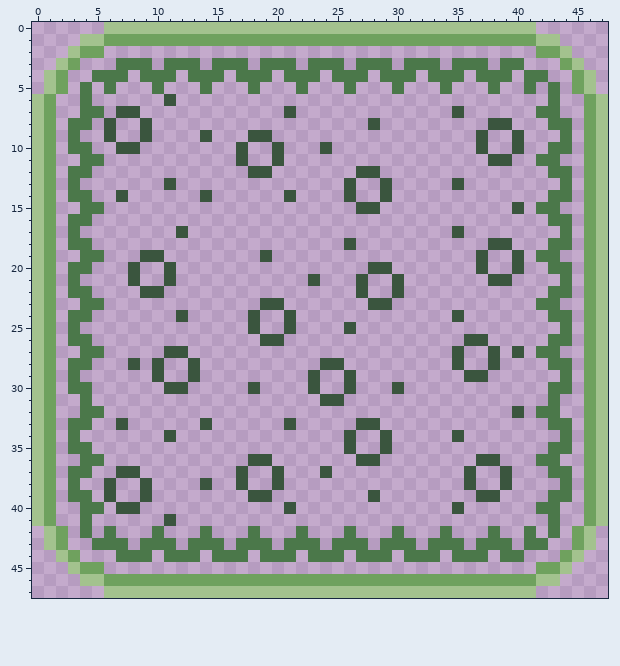
Two versions of one pixel-art file, Assets/Sprites/BG/Grass1.aseprite. The picture above is the old version.
48x48 pixels, 1 frame.
The result:
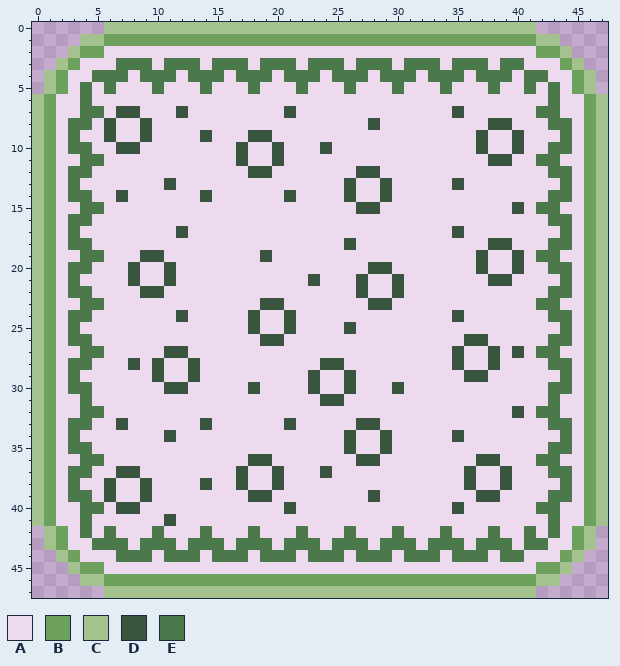
Palette (. is transparent): A #eddaee  B #6fa15e  C #a3c28e  D #3a553e  E #4b784a
Difference:
Colour A now appears in row 2 at x 6 to 41; in row 3 at x 4 to 6, 10, 14, 18, 22, 26, 30, 34, 38 and 41 to 43; in row 4 at x 3 to 4, 8, 12, 16, 20, 24, 28, 32, 36, 40 and 43 to 44; in row 5 at x 3, 5, 7 to 9, 11 to 13, 15 to 17, 19 to 21, 23 to 25, 27 to 29, 31 to 33, 35 to 37, 39 to 40, 42 and 44; in row 6 at x 2 to 3, 5 to 10, 12 to 42 and 44 to 45; in row 7 at x 2 to 3, 6, 9 to 11, 13 to 20, 22 to 34, 36 to 41 and 44 to 45.
Colour A now appears in row 8 at x 2, 5, 7 to 8, 10 to 27, 29 to 37, 40 to 42 and 45; in row 9 at x 2, 4 to 5, 7 to 8, 10 to 13, 15 to 17, 20 to 36, 38 to 39, 41 to 43 and 45; in row 10 at x 2, 5 to 6, 9 to 16, 18 to 19, 21 to 23, 25 to 36, 38 to 39, 41 to 42 and 45; in row 11 at x 2 to 3, 6 to 16, 18 to 19, 21 to 37, 40 to 41 and 44 to 45; in row 12 at x 2, 5 to 17, 20 to 26, 29 to 42 and 45; in row 13 at x 2, 4 to 10, 12 to 25, 27 to 28, 30 to 34, 36 to 43 and 45.
Colour A now appears in row 14 at x 2, 5 to 6, 8 to 13, 15 to 20, 22 to 25, 27 to 28, 30 to 42 and 45; in row 15 at x 2 to 3, 6 to 26, 29 to 39, 41 and 44 to 45; in row 16 at x 2, 5 to 42 and 45; in row 17 at x 2, 4 to 11, 13 to 34, 36 to 43 and 45; in row 18 at x 2, 5 to 25, 27 to 37, 40 to 42 and 45; in row 19 at x 2 to 3, 6 to 8, 11 to 18, 20 to 36, 38 to 39, 41 and 44 to 45.
Colour A now appears in row 20 at x 2, 5 to 7, 9 to 10, 12 to 27, 30 to 36, 38 to 39, 41 to 42 and 45; in row 21 at x 2, 4 to 7, 9 to 10, 12 to 22, 24 to 26, 28 to 29, 31 to 37, 40 to 43 and 45; in row 22 at x 2, 5 to 8, 11 to 26, 28 to 29, 31 to 42 and 45; in row 23 at x 2 to 3, 6 to 18, 21 to 27, 30 to 41 and 44 to 45; in row 24 at x 2, 5 to 11, 13 to 17, 19 to 20, 22 to 34, 36 to 42 and 45; in row 25 at x 2, 4 to 17, 19 to 20, 22 to 25, 27 to 43 and 45.
Colour A now appears in row 26 at x 2, 5 to 18, 21 to 35, 38 to 42 and 45; in row 27 at x 2 to 3, 6 to 10, 13 to 34, 36 to 37, 39, 41 and 44 to 45; in row 28 at x 2, 5 to 7, 9, 11 to 12, 14 to 23, 26 to 34, 36 to 37, 39 to 42 and 45; in row 29 at x 2, 4 to 9, 11 to 12, 14 to 22, 24 to 25, 27 to 35, 38 to 43 and 45; in row 30 at x 2, 5 to 10, 13 to 17, 19 to 22, 24 to 25, 27 to 29, 31 to 42 and 45; in row 31 at x 2 to 3, 5 to 23, 26 to 42 and 44 to 45.
Colour A now appears in row 32 at x 2 to 3, 6 to 39, 41 and 44 to 45; in row 33 at x 2, 5 to 6, 8 to 13, 15 to 20, 22 to 26, 29 to 42 and 45; in row 34 at x 2, 4 to 10, 12 to 25, 27 to 28, 30 to 34, 36 to 43 and 45; in row 35 at x 2, 5 to 25, 27 to 28, 30 to 42 and 45; in row 36 at x 2 to 3, 6 to 17, 20 to 26, 29 to 36, 39 to 41 and 44 to 45; in row 37 at x 2, 5 to 6, 9 to 16, 18 to 19, 21 to 23, 25 to 35, 37 to 38, 40 to 42 and 45.
Colour A now appears in row 38 at x 2, 4 to 5, 7 to 8, 10 to 13, 15 to 16, 18 to 19, 21 to 35, 37 to 38, 40 to 43 and 45; in row 39 at x 2, 5, 7 to 8, 10 to 17, 20 to 27, 29 to 36, 39 to 42 and 45; in row 40 at x 2 to 3, 6, 9 to 20, 22 to 34, 36 to 41 and 44 to 45; in row 41 at x 2 to 3, 5 to 10, 12 to 42 and 44 to 45; in row 42 at x 3, 5, 7 to 9, 11 to 13, 15 to 17, 19 to 21, 23 to 25, 27 to 29, 31 to 33, 35 to 37, 39 to 40, 42 and 44; in row 43 at x 3 to 4, 8, 12, 16, 20, 24, 28, 32, 36, 40 and 43 to 44.
Colour A now appears in row 44 at x 4 to 6, 10, 14, 18, 22, 26, 30, 34, 38 and 41 to 43; in row 45 at x 6 to 41.
The author changed colour D to colour A in row 6 at x 11.
Colour D now appears in row 7 at x 12.
Boxes around the changes in both pictures, in picture pixels (x1, y1, x2, y2):
changed: (56, 46, 584, 574)
